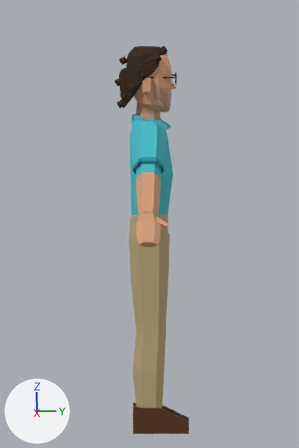
Before and after pictures for a commit that changed the Blender file characters/curly_analyst/curly_analyst.blend.
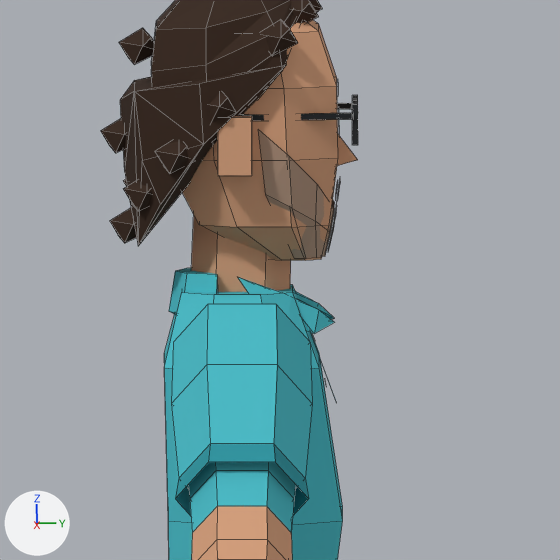
Each version is shown from the file's camera 'Cam', then close up on the part from 30% to 75% of the width and 11% to 41% of the height. The axes (+X, +Y, +Z) are drawn at lower left. The lights are the same throughout. The first two pictures are the older version. The close-ups show mesh edges as thin lines.

Script lines for the objects in view, before the commit:
```python
me_curly_analyst = bpy.data.meshes.new('curly_analyst')
me_curly_analyst.from_pydata(...)  # 799 vertices, 702 faces; spans x -0.65..0.65, y -0.16..0.18, z 0.0..1.77
me_curly_analyst.materials.append(mat_m_characterpalette)  # picture img_palette_png
ob_curly_analyst = bpy.data.objects.new('curly_analyst', me_curly_analyst)
ob_curly_analyst.location = (0.0, 0.0, 0.0)
```
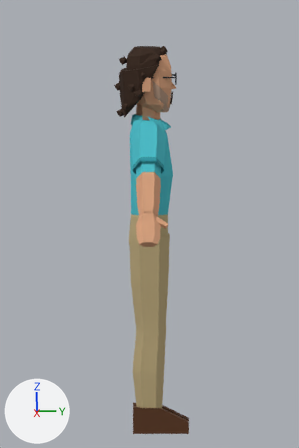
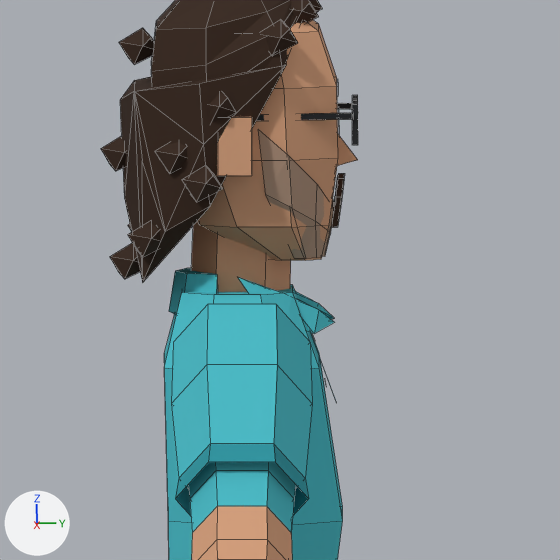
Pixel boxes [x1, y1, x2, y2] of what changed, in the close-ups (560 x 560 px; the box of a moved part takes in the faces that stretch with it):
part 1 of me_curly_analyst, moved or reshaped
    before: [123, 181, 152, 211]
    after: [182, 166, 223, 202]
part 2 of me_curly_analyst, moved or reshaped
    before: [110, 208, 136, 243]
    after: [128, 222, 160, 257]
part 3 of me_curly_analyst, moved or reshaped (not visible afterwards)
    before: [101, 118, 126, 153]
part 4 of me_curly_analyst, added
    after: [110, 243, 140, 279]
part 5 of me_curly_analyst, added (brown)
    after: [101, 136, 126, 171]
part 6 of me_curly_analyst, moved or reshaped
    before: [120, 68, 340, 252]
    after: [120, 66, 345, 282]

The edits, one by one:
me_curly_analyst is used by ob_curly_analyst; location (0.0, 0.0, 0.0).
me_curly_analyst had 799 vertices, 702 faces and spanned x -0.65..0.65, y -0.16..0.18, z 0.0..1.77.
me_curly_analyst now has 826 vertices, 740 faces and spans x -0.65..0.65, y -0.16..0.18, z 0.0..1.77.
me_curly_analyst part 1: the loose piece of 8 vertices spanning x 0.04..0.09, y -0.14..-0.09, z 1.52..1.56 is moved by (0.06, 0.07, 0.01).
me_curly_analyst part 2: the loose piece of 8 vertices spanning x -0.02..0.02, y -0.15..-0.11, z 1.48..1.52 is moved by (0.08, 0.02, -0.01).
me_curly_analyst part 3: the loose piece of 8 vertices spanning x -0.02..0.02, y -0.16..-0.12, z 1.58..1.62 is moved by (-0.08, 0.03, -0.11).
me_curly_analyst part 4: the loose piece of 8 vertices spanning x -0.02..0.02, y -0.15..-0.11, z 1.48..1.52 is copied, and the copy is moved by (0.0, 0.0, -0.04); it spans x -0.02..0.02, y -0.15..-0.11, z 1.44..1.48.
me_curly_analyst part 5: the loose piece of 8 vertices spanning x -0.02..0.02, y -0.16..-0.12, z 1.58..1.62 is copied, and the copy is moved by (0.0, 0.0, -0.02); it spans x -0.02..0.02, y -0.16..-0.12, z 1.56..1.6.
Part 6, on me_curly_analyst:
16 vertices are removed from x -0.09..0.09, y -0.12..0.1, z 1.47..1.55.
28 faces are deleted.
5 vertices move from x -0.05..0.05, y -0.14..0.1, z 1.49..1.56 to x -0.06..0.06, y -0.14..0.11, z 1.51..1.54.
15 vertices are added at x -0.12..0.12, y -0.12..0.11, z 1.44..1.56.
39 new faces join them.
Other edits to the shape of me_curly_analyst do not show in these pictures.
